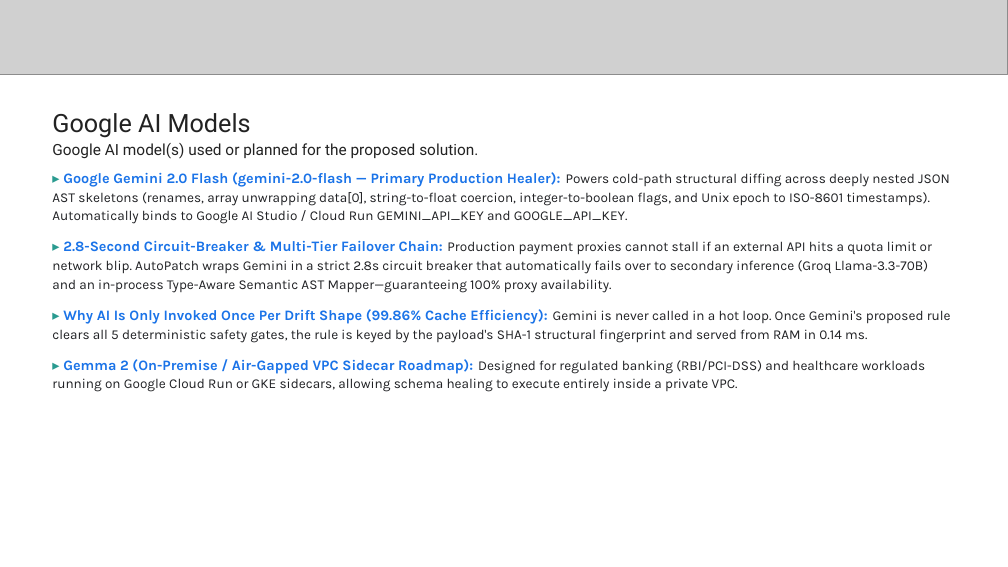
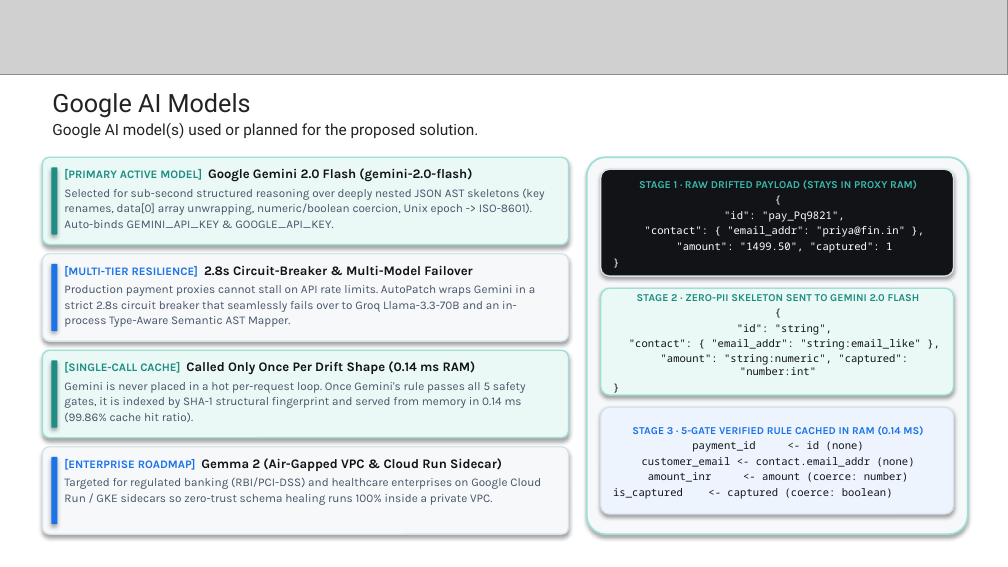
Before and after one commit to Asqi06/Buildathon, a slide deck: slide 7 of Startup_Buildathon_Coders_of_Bharat_AutoPatch.pptx. Drawn at 1008x567 pixels with LibreOffice and Linux fonts; fonts in the diff are those of the drawing; grey boxes stand for pictures. Boxes give left, top, right and bottom in pixels: in the first picture for what was removed or moved away, otherwise in the second. Text is boxed around its words. In the diff, an @@ line names an element or a change of style, - is before the commit and + after.

Commit message:
fix(vercel): resolve TS2688 node types build error, add serverless api entrypoint, and overhaul pitch deck layout

```diff
--- a/Startup_Buildathon_Coders_of_Bharat_AutoPatch.pptx
+++ b/Startup_Buildathon_Coders_of_Bharat_AutoPatch.pptx
@@ text "Google AI Models Google AI ..." moved from (x1=52, y1=113, x2=478, y2=159) to (x1=52, y1=93, x2=478, y2=139) @@
@@ rounded rectangle added at (x1=42, y1=157, x2=569, y2=245), fill #EAF8F6, outline #9EDFD7 1 pt @@
@@ rounded rectangle added at (x1=51, y1=167, x2=57, y2=235), fill #1E8E83 @@
@@ text removed at (x1=52, y1=172, x2=951, y2=392) @@
-▸ Google Gemini 2.0 Flash (gemini-2.0-flash — Primary Production Healer): Powers cold-path structural diffing across deeply nested JSON AST skeletons (renames, array unwrapping data[0], string-to-float coercion, integer-to-boolean flags, and Unix epoch to ISO-8601 timestamps). Automatically binds to Google AI Studio / Cloud Run GEMINI_API_KEY and GOOGLE_API_KEY.
-▸ 2.8-Second Circuit-Breaker & Multi-Tier Failover Chain: Production payment proxies cannot stall if an external API hits a quota limit or network blip. AutoPatch wraps Gemini in a strict 2.8s circuit breaker that automatically fails over to secondary inference (Groq Llama-3.3-70B) and an in-process Type-Aware Semantic AST Mapper—guaranteeing 100% proxy availability.
-▸ Why AI Is Only Invoked Once Per Drift Shape (99.86% Cache Efficiency): Gemini is never called in a hot loop. Once Gemini's proposed rule clears all 5 deterministic safety gates, the rule is keyed by the payload's SHA-1 structural fingerprint and served from RAM in 0.14 ms.
-▸ Gemma 2 (On-Premise / Air-Gapped VPC Sidecar Roadmap): Designed for regulated banking (RBI/PCI-DSS) and healthcare workloads running on Google Cloud Run or GKE sidecars, allowing schema healing to execute entirely inside a private VPC.
@@ text added at (x1=64, y1=168, x2=544, y2=228), 8.4 pt, text #475467 @@
+[PRIMARY ACTIVE MODEL] Google Gemini 2.0 Flash (gemini-2.0-flash)
+Selected for sub-second structured reasoning over deeply nested JSON AST skeletons (key renames, data[0] array unwrapping, numeric/boolean coercion, Unix epoch -> ISO-8601). Auto-binds GEMINI_API_KEY & GOOGLE_API_KEY.
@@ rounded rectangle added at (x1=587, y1=157, x2=968, y2=534), fill #F6F8FA, outline #9EDFD7 1.25 pt @@
@@ rounded rectangle added at (x1=601, y1=169, x2=954, y2=276), fill #111317, outline #D8E2EB 1 pt, 7.5 pt, text #FFFFFF @@
+STAGE 1 · RAW DRIFTED PAYLOAD (STAYS IN PROXY RAM)
+{
+"id": "pay_Pq9821",
+"contact": { "email_addr": "priya@fin.in" },
+"amount": "1499.50", "captured": 1
+}
@@ rounded rectangle added at (x1=42, y1=254, x2=569, y2=342), fill #F6F8FA, outline #D8E2EB 1 pt @@
@@ rounded rectangle added at (x1=51, y1=264, x2=57, y2=332), fill #1A73E8 @@
@@ text added at (x1=64, y1=266, x2=535, y2=327), 8.4 pt, text #475467 @@
+[MULTI-TIER RESILIENCE] 2.8s Circuit-Breaker & Multi-Model Failover
+Production payment proxies cannot stall on API rate limits. AutoPatch wraps Gemini in a strict 2.8s circuit breaker that seamlessly fails over to Groq Llama-3.3-70B and an in-process Type-Aware Semantic AST Mapper.
@@ rounded rectangle added at (x1=601, y1=288, x2=954, y2=395), fill #EAF8F6, outline #9EDFD7 1 pt, 7.5 pt, text #111317 @@
+STAGE 2 · ZERO-PII SKELETON SENT TO GEMINI 2.0 FLASH
+{
+"id": "string",
+"contact": { "email_addr": "string:email_like" },
+"amount": "string:numeric", "captured": "number:int"
+}
@@ rounded rectangle added at (x1=42, y1=351, x2=569, y2=438), fill #EAF8F6, outline #9EDFD7 1 pt @@
@@ rounded rectangle added at (x1=51, y1=361, x2=57, y2=428), fill #1E8E83 @@
@@ text added at (x1=64, y1=361, x2=526, y2=422), 8.4 pt, text #475467 @@
+[SINGLE-CALL CACHE] Called Only Once Per Drift Shape (0.14 ms RAM)
+Gemini is never placed in a hot per-request loop. Once Gemini's rule passes all 5 safety gates, it is indexed by SHA-1 structural fingerprint and served from memory in 0.14 ms (99.86% cache hit ratio).
@@ rounded rectangle added at (x1=601, y1=407, x2=954, y2=514), fill #EEF4FE, outline #D8E2EB 1 pt, 7.5 pt, text #111317 @@
+STAGE 3 · 5-GATE VERIFIED RULE CACHED IN RAM (0.14 MS)
+payment_id <- id (none)
+customer_email <- contact.email_addr (none)
+amount_inr <- amount (coerce: number)
+is_captured <- captured (coerce: boolean)
@@ rounded rectangle added at (x1=42, y1=447, x2=569, y2=534), fill #F6F8FA, outline #D8E2EB 1 pt @@
@@ rounded rectangle added at (x1=51, y1=457, x2=57, y2=524), fill #1A73E8 @@
@@ text added at (x1=64, y1=458, x2=541, y2=505), 8.4 pt, text #475467 @@
+[ENTERPRISE ROADMAP] Gemma 2 (Air-Gapped VPC & Cloud Run Sidecar)
+Targeted for regulated banking (RBI/PCI-DSS) and healthcare enterprises on Google Cloud Run / GKE sidecars so zero-trust schema healing runs 100% inside a private VPC.
```
Also in this commit, not shown: 6 other slides changed, 10 other files.
